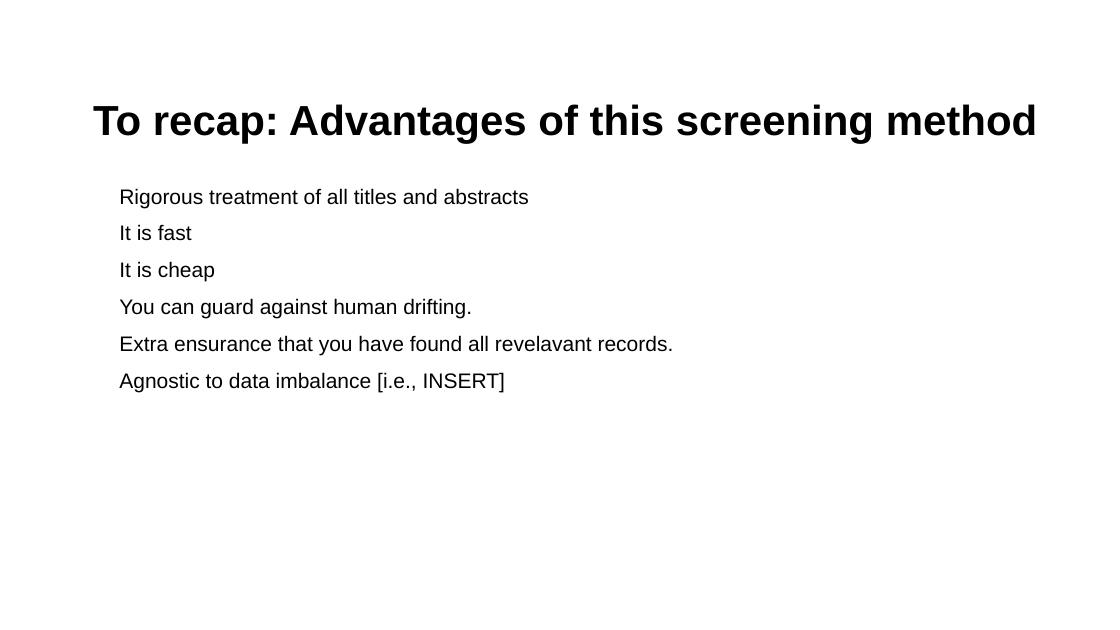
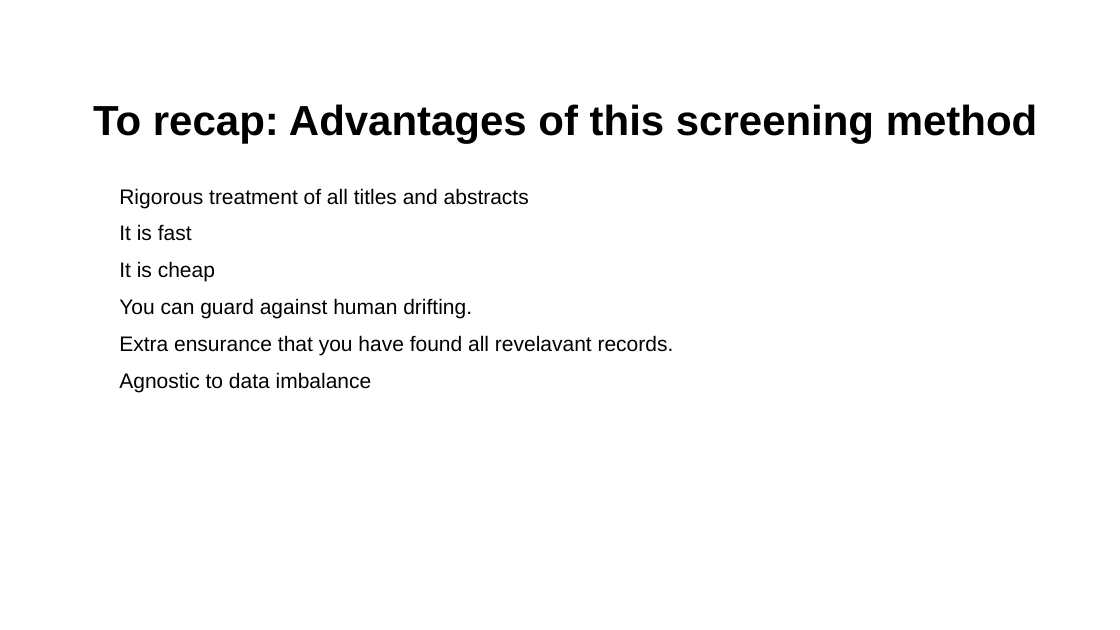
Before and after one commit to MikkelVembye/SRMA-SIG-presentation, a slide deck: slide 10 of SRMA SIG presentation 2024 .potx.pptx. Drawn at 1120x630 pixels with LibreOffice and Linux fonts; fonts in the diff are those of the drawing; background and template pictures are left out. Boxes give left, top, right and bottom in pixels: in the first picture for what was removed or moved away, otherwise in the second. Text is boxed around its words. In the diff, an @@ line names an element or a change of style, - is before the commit and + after.

```diff
--- a/SRMA SIG presentation 2024 .potx.pptx
+++ b/SRMA SIG presentation 2024 .potx.pptx
@@ text at bbox=[119, 372, 372, 392]: text changed @@
-• Agnostic to data imbalance [i.e., INSERT]
+• Agnostic to data imbalance
```
Also in this commit, not shown: 3 other slides changed, 3 slides added, 3 slides removed.
